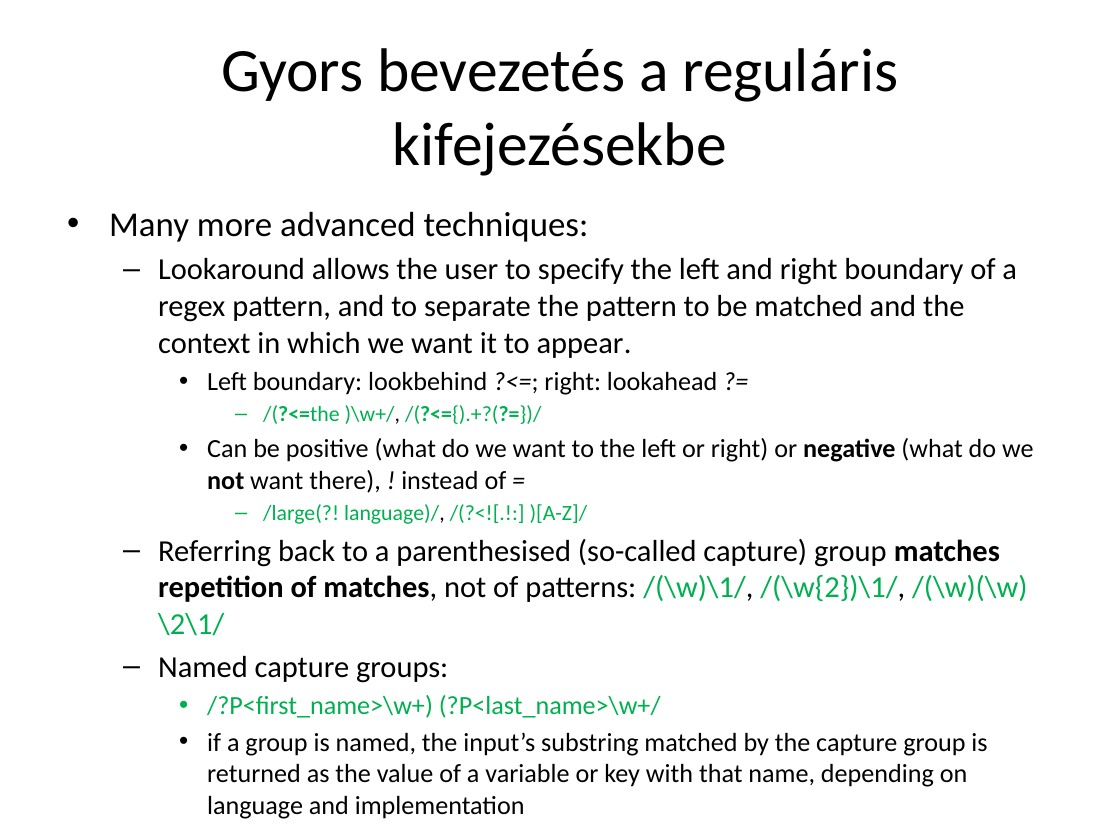
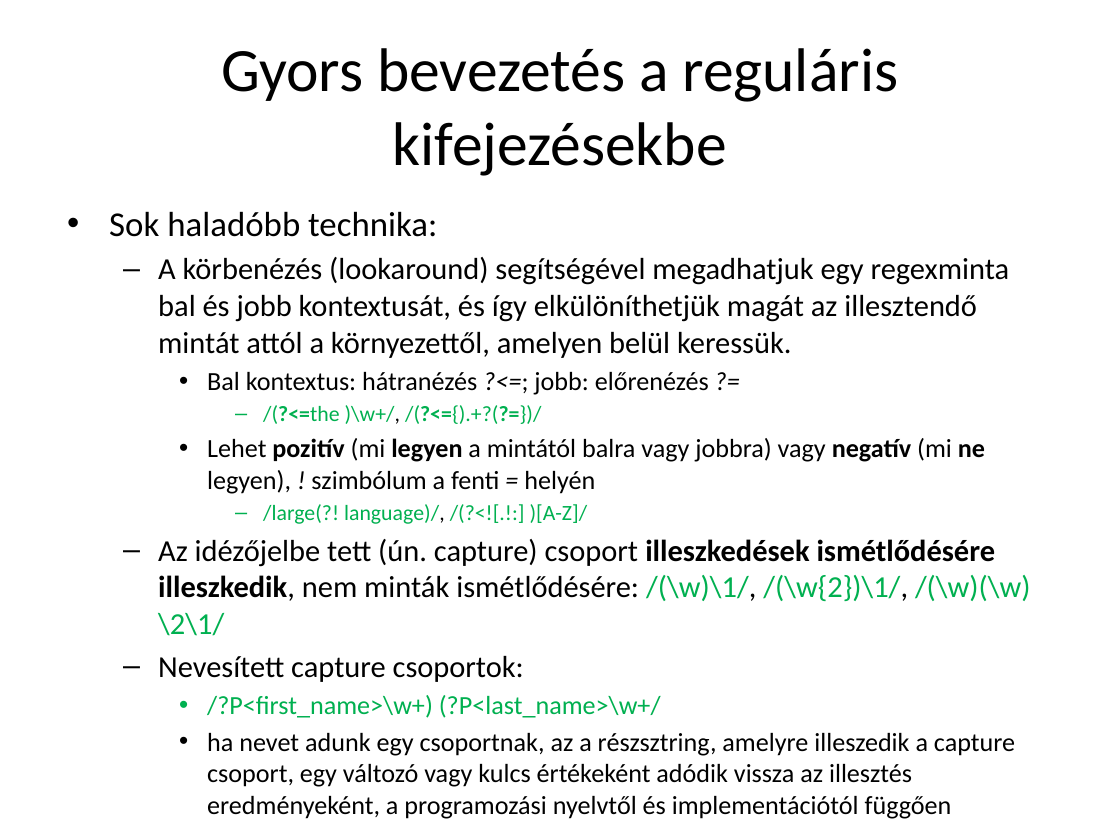
Before and after one commit to Clinical-Bioinformatics-Debrecen/nlp_magyar_2025, a slide deck: slide 26 of 2.pptx. Drawn at 1120x840 pixels with LibreOffice and Linux fonts; fonts in the diff are those of the drawing. Boxes give left, top, right and bottom in pixels: in the first picture for what was removed or moved away, otherwise in the second. Text is boxed around its words. In the diff, an @@ line names an element or a change of style, - is before the commit and + after.

```diff
--- a/2.pptx
+++ b/2.pptx
@@ text at (109,211,1010,395): text changed @@
-• Many more advanced techniques:
-  – Lookaround allows the user to specify the left and right boundary of a regex pattern, and to separate the pattern to be matched and the context in which we want it to appear.
-    • Left boundary: lookbehind ?<=; right: lookahead ?=
+• Sok haladóbb technika:
+  – A körbenézés (lookaround) segítségével megadhatjuk egy regexminta bal és jobb kontextusát, és így elkülöníthetjük magát az illesztendő mintát attól a környezettől, amelyen belül keressük.
+    • Bal kontextus: hátranézés ?<=; jobb: előrenézés ?=
@@ text at (207,438,985,494): text changed @@
-    • Can be positive (what do we want to the left or right) or negative (what do we not want there), ! instead of =
+    • Lehet pozitív (mi legyen a mintától balra vagy jobbra) vagy negatív (mi ne legyen), ! szimbólum a fenti = helyén
@@ text at (158,539,1031,682): text changed @@
-  – Referring back to a parenthesised (so-called capture) group matches repetition of matches, not of patterns: /(\w)\1/, /(\w{2})\1/, /(\w)(\w)\2\1/
-  – Named capture groups:
+  – Az idézőjelbe tett (ún. capture) csoport illeszkedések ismétlődésére illeszkedik, nem minták ismétlődésére: /(\w)\1/, /(\w{2})\1/, /(\w)(\w)\2\1/
+  – Nevesített capture csoportok:
@@ text at (207,733,1015,819): text changed @@
-    • if a group is named, the input’s substring matched by the capture group is returned as the value of a variable or key with that name, depending on language and implementation
+    • ha nevet adunk egy csoportnak, az a részsztring, amelyre illeszedik a capture csoport, egy változó vagy kulcs értékeként adódik vissza az illesztés eredményeként, a programozási nyelvtől és implementációtól függően
```
Also in this commit, not shown: 6 other slides changed.
